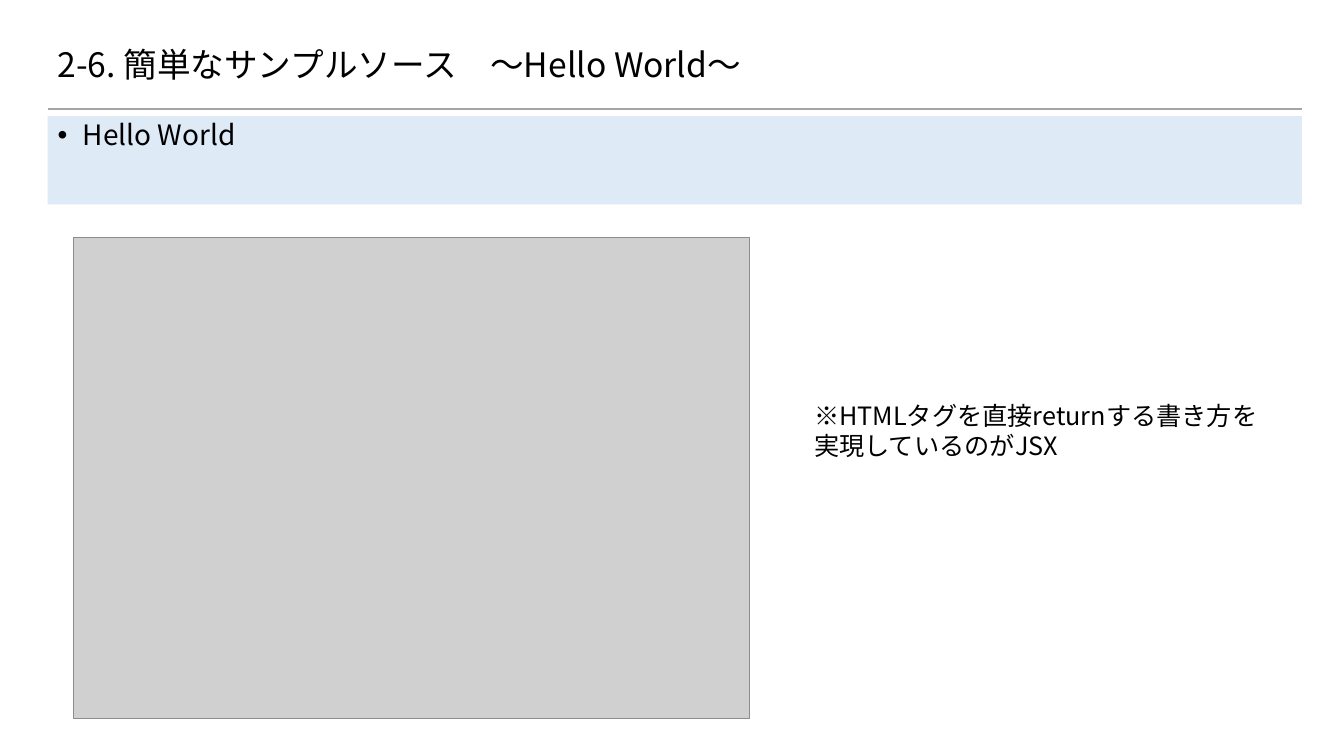
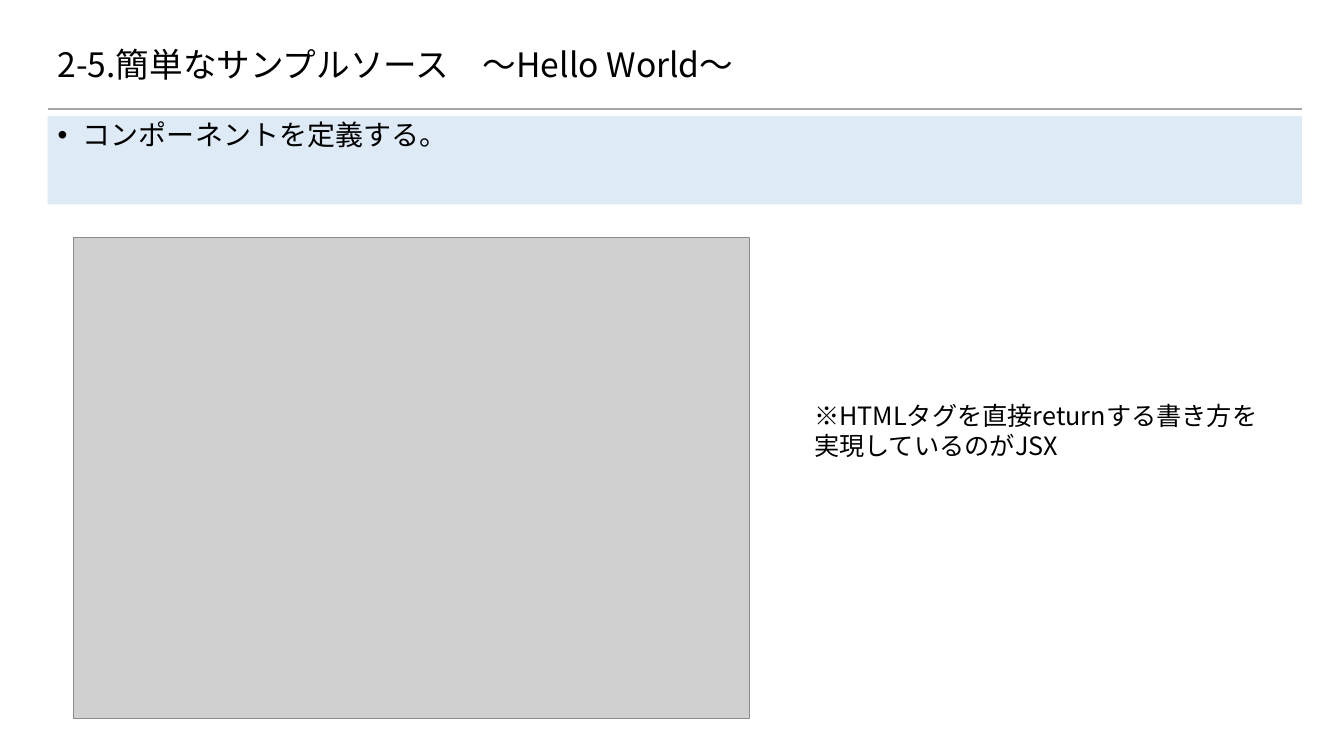
Before and after one commit to 2018SYSTEMI34/diary, a slide deck: slide 3 of doc/02_SlideShare/01.ネタ/２_Reactの基礎/2-6_簡単なサンプルソース.pptx. Drawn at 1344x756 pixels with LibreOffice and Linux fonts; fonts in the diff are those of the drawing; grey boxes stand for pictures; background and template pictures are left out. Boxes give left, top, right and bottom in pixels: in the first picture for what was removed or moved away, otherwise in the second. Text is boxed around its words. In the diff, an @@ line names an element or a change of style, - is before the commit and + after.

```diff
--- a/doc/02_SlideShare/01.ネタ/２_Reactの基礎/2-6_簡単なサンプルソース.pptx
+++ b/doc/02_SlideShare/01.ネタ/２_Reactの基礎/2-6_簡単なサンプルソース.pptx
@@ title at (x1=58, y1=48, x2=734, y2=80): text changed @@
-2-6. 簡単なサンプルソース ～Hello World～
+2-5.簡単なサンプルソース ～Hello World～
@@ text at (x1=83, y1=121, x2=448, y2=148): text changed @@
-• Hello World
+• コンポーネントを定義する。
```
Also in this commit, not shown: 8 other slides changed, 2 slides added.
